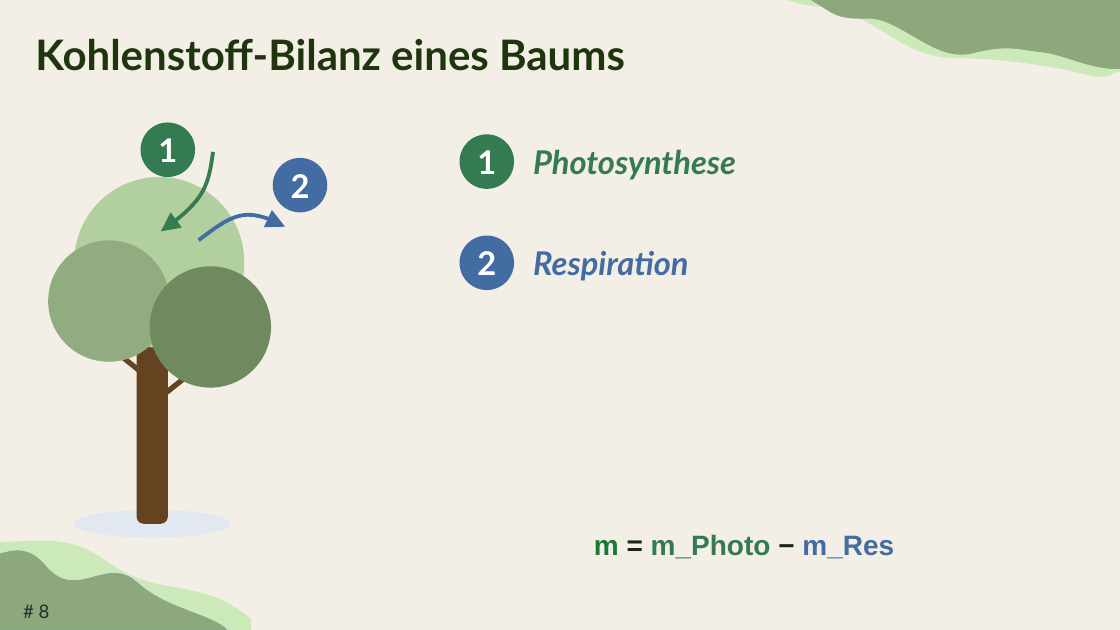
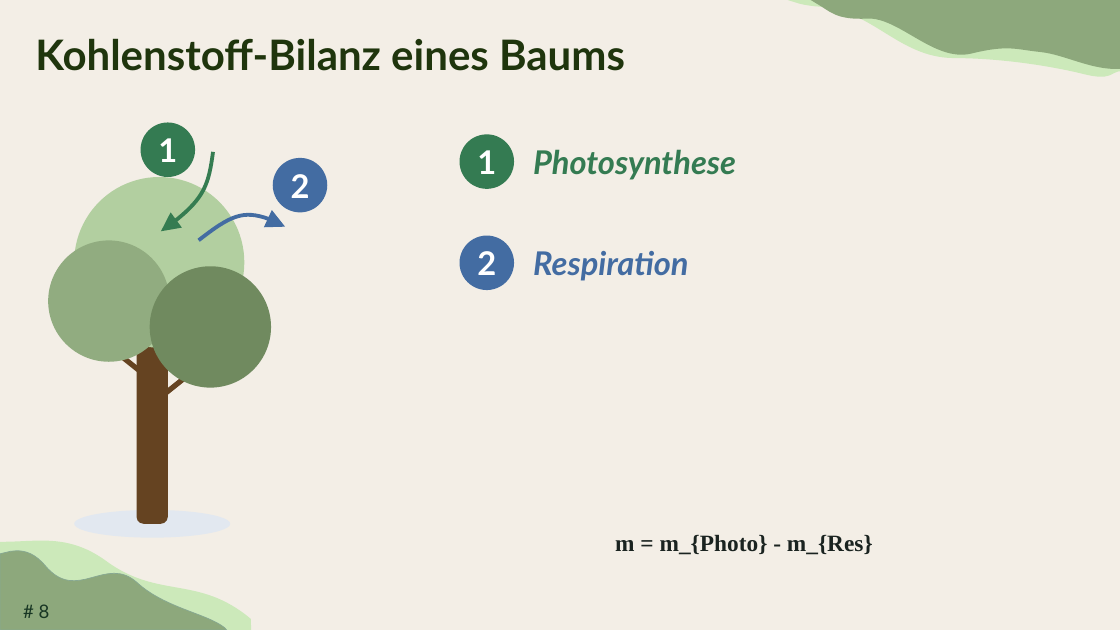
Before and after one commit to TimoDiepers/woodway, a slide deck: slide 8 of docs/slides/dissvortrag.pptx. Drawn at 1120x630 pixels with LibreOffice and Linux fonts; fonts in the diff are those of the drawing; background and template pictures are left out. Boxes give left, top, right and bottom in pixels: in the first picture for what was removed or moved away, otherwise in the second. Text is boxed around its words. In the diff, an @@ line names an element or a change of style, - is before the commit and + after.

```diff
--- a/docs/slides/dissvortrag.pptx
+++ b/docs/slides/dissvortrag.pptx
@@ text at (x1=615, y1=534, x2=873, y2=555): text changed; size 24 to 20 pt; font Arial to Times New Roman; text colour #347B52 to #1A2320 @@
-m = m_Photo − m_Res
+m = m_{Photo} - m_{Res}
```
Also in this commit, not shown: 9 other slides changed, 1 slide removed, 4 other files.
